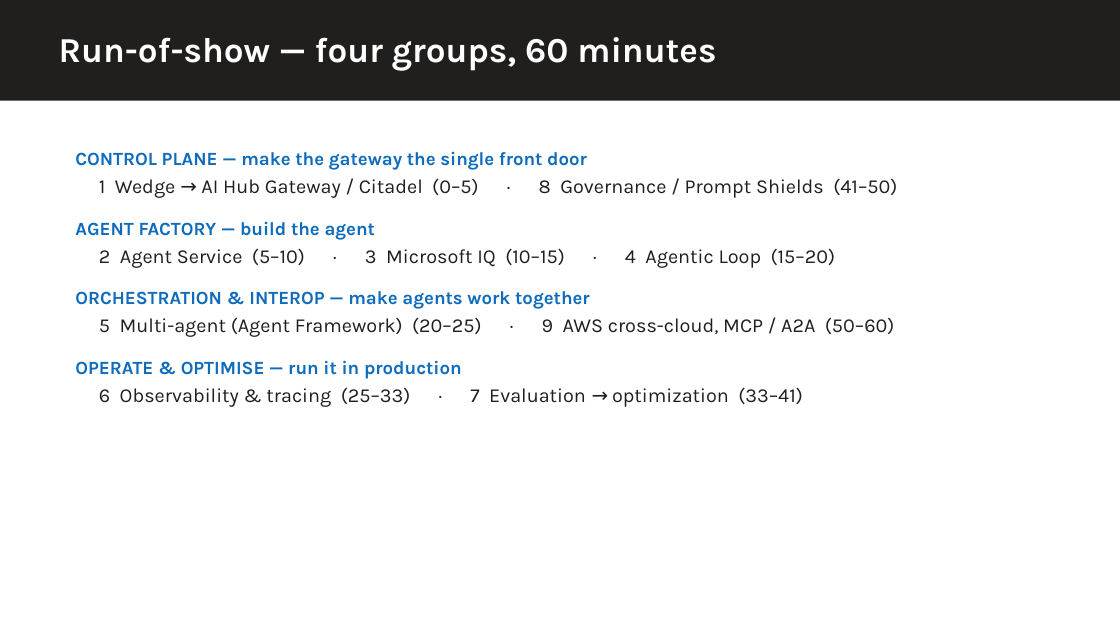
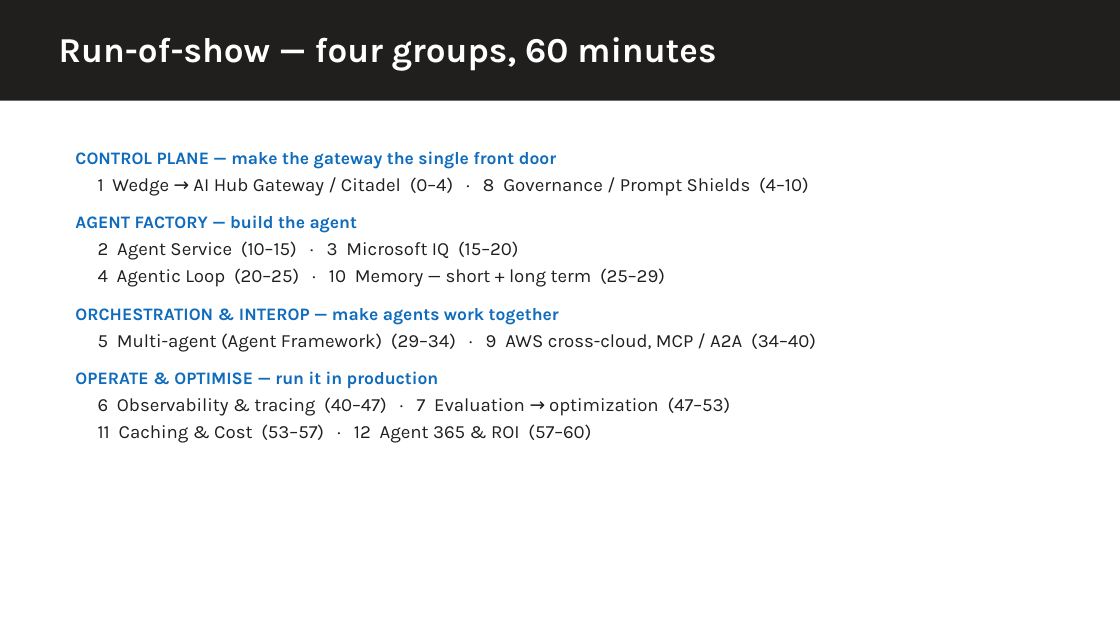
Before and after one commit to SridharArrabelly/foundry-pattern-library, a slide deck: slide 3 of foundry-patterns.pptx. Drawn at 1120x630 pixels with LibreOffice and Linux fonts; fonts in the diff are those of the drawing. Boxes give left, top, right and bottom in pixels: in the first picture for what was removed or moved away, otherwise in the second. Text is boxed around its words. In the diff, an @@ line names an element or a change of style, - is before the commit and + after.

```diff
--- a/foundry-patterns.pptx
+++ b/foundry-patterns.pptx
@@ text at <box>75,151,559,388</box>: size 16 to 15 pt in "CONTROL PLANE — make the gateway the ...", "AGENT FACTORY — build the agent", "ORCHESTRATION & INTEROP — make agents work ...", "OPERATE & OPTIMISE — run it in ..." @@
@@ text at <box>98,177,809,196</box>: text changed; size 17 to 16 pt @@
-1 Wedge → AI Hub Gateway / Citadel (0–5) · 8 Governance / Prompt Shields (41–50)
+1 Wedge → AI Hub Gateway / Citadel (0–4) · 8 Governance / Prompt Shields (4–10)
@@ text at <box>98,241,665,287</box>: text changed; size 17 to 16 pt @@
-2 Agent Service (5–10) · 3 Microsoft IQ (10–15) · 4 Agentic Loop (15–20)
+2 Agent Service (10–15) · 3 Microsoft IQ (15–20)
+4 Agentic Loop (20–25) · 10 Memory — short + long term (25–29)
@@ text at <box>98,333,816,352</box>: text changed; size 17 to 16 pt @@
-5 Multi-agent (Agent Framework) (20–25) · 9 AWS cross-cloud, MCP / A2A (50–60)
+5 Multi-agent (Agent Framework) (29–34) · 9 AWS cross-cloud, MCP / A2A (34–40)
@@ text at <box>98,397,731,443</box>: text changed; size 17 to 16 pt @@
-6 Observability & tracing (25–33) · 7 Evaluation → optimization (33–41)
+6 Observability & tracing (40–47) · 7 Evaluation → optimization (47–53)
+11 Caching & Cost (53–57) · 12 Agent 365 & ROI (57–60)
```
Also in this commit, not shown: 1 other slide changed, 7 slides added, 2 other files.
